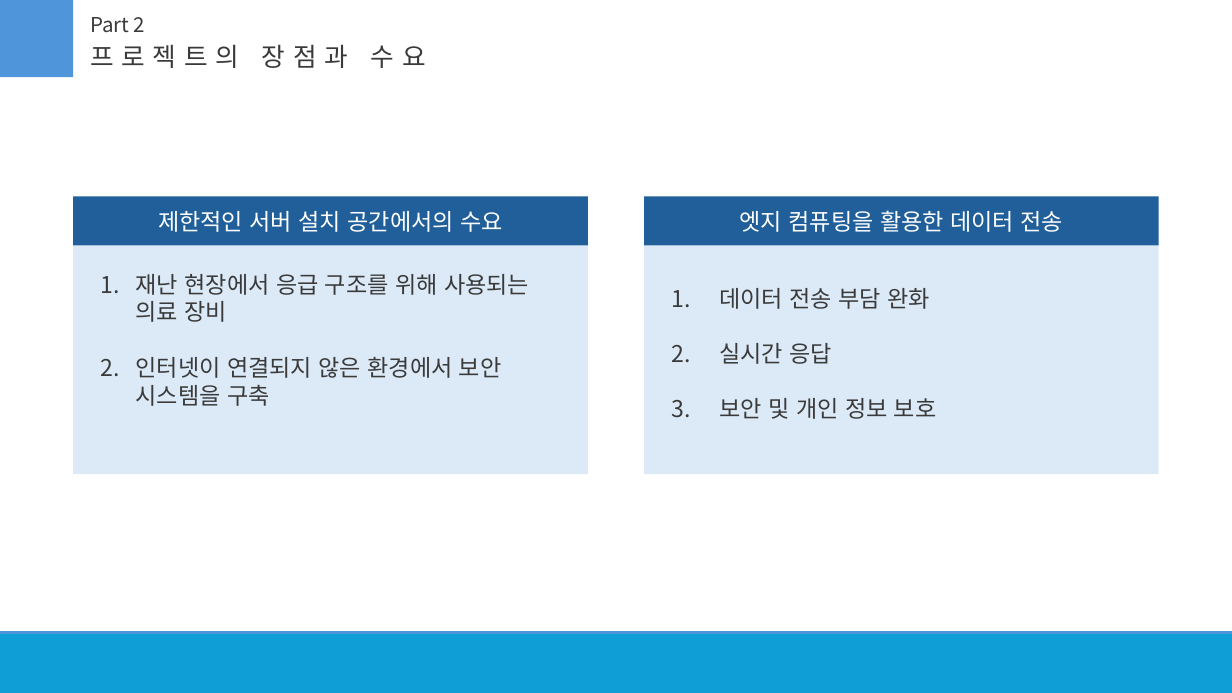
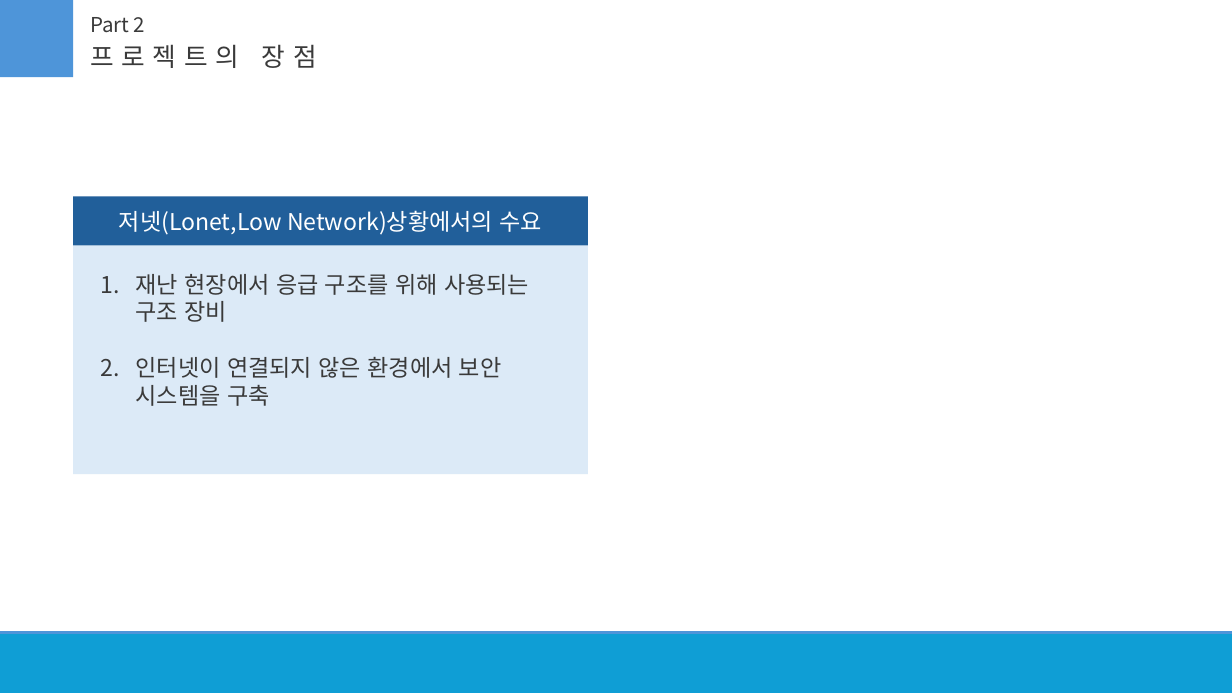
Before and after one commit to NerdConnection/Raspberry-Pi-5-Computer-Vision, a slide deck: slide 6 of 실증적 sw프로젝트/자료/ppt/SW실증 중간발표(토끼용) v2.pptx. Drawn at 1232x693 pixels with LibreOffice and Linux fonts; fonts in the diff are those of the drawing. Boxes give left, top, right and bottom in pixels: in the first picture for what was removed or moved away, otherwise in the second. Text is boxed around its words. In the diff, an @@ line names an element or a change of style, - is before the commit and + after.

```diff
--- a/실증적 sw프로젝트/자료/ppt/SW실증 중간발표(토끼용) v2.pptx
+++ b/실증적 sw프로젝트/자료/ppt/SW실증 중간발표(토끼용) v2.pptx
@@ text at (90, 44, 317, 68): text changed @@
-프로젝트의 장점과 수요
+프로젝트의 장점
@@ rectangle removed at (644, 197, 1159, 246) @@
-엣지 컴퓨팅을 활용한 데이터 전송
@@ text in rectangle at (119, 210, 543, 235): text changed @@
-제한적인 서버 설치 공간에서의 수요
+저넷(Lonet,Low Network)상황에서의 수요
@@ rectangle removed at (644, 246, 1159, 475) @@
@@ text at (136, 274, 529, 322): text changed @@
-1. 재난 현장에서 응급 구조를 위해 사용되는 의료 장비
+1. 재난 현장에서 응급 구조를 위해 사용되는 구조 장비
@@ text removed at (719, 288, 937, 419) @@
-1. 데이터 전송 부담 완화
-2. 실시간 응답
-3. 보안 및 개인 정보 보호
```
Also in this commit, not shown: 1 slide removed.
